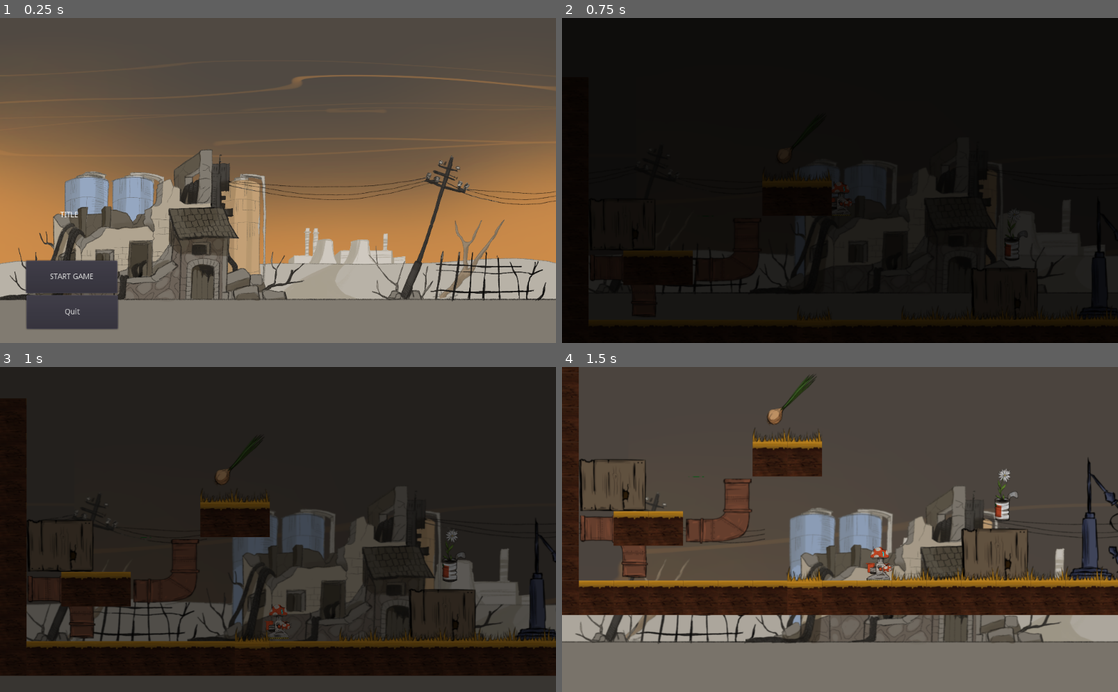
Above: before the commit, frames 1-4 (two rows, left to right).
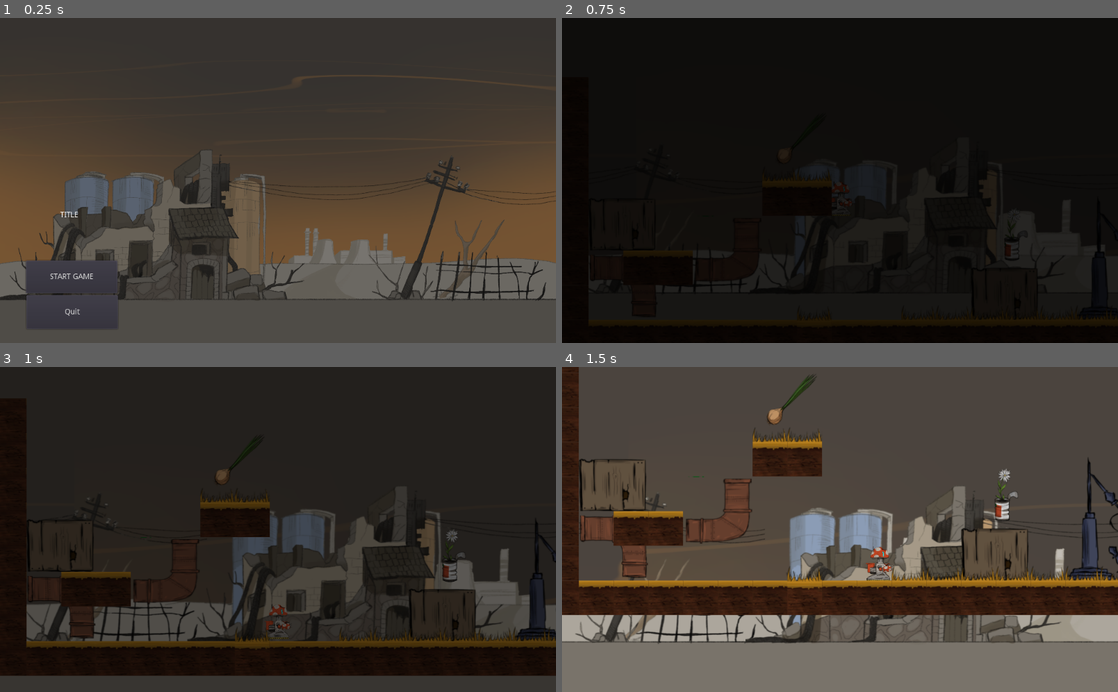
Above: after the commit, the same moments.

Repository: Khaleer/gamejam
Game: Godot game, scene res://main.tscn
The game is run twice, just before and just after one commit, with the same random seed, the same clock (stepped at 60 frames per second) and the same inputs.
Inputs:
- Up to frame 1 (0.25 s): no input
- Up to frame 2 (0.75 s): click "START GAME" at 0.5 s
- Up to frame 3 (1 s): no input
- Up to frame 4 (1.5 s): hold Right (right) from 1.28 s (still down); hold Shift (fast_movement) from 1.28 s (still down)

The runs differ from the first frame. In frame 1, 93% of the frame differs, in the area x 0-100%, y 0-100%; in frame 2, nothing differs; in frame 3, nothing differs; in frame 4, nothing differs.

Commit message:
ale jestem głodny

Diff:
--- a/game/levels/Level_2.tscn
+++ b/game/levels/Level_2.tscn
@@ -26,15 +26,15 @@
 [node name="paralax" type="CanvasLayer" parent="."]
 
 [node name="ParallaxBackground" type="ParallaxBackground" parent="paralax"]
+scroll_limit_end = Vector2( 0, 600 )
 
 [node name="ParallaxLayer4" type="ParallaxLayer" parent="paralax/ParallaxBackground"]
 position = Vector2( 0, 300 )
 motion_scale = Vector2( 0.3, 1 )
-motion_mirroring = Vector2( 1024, 0 )
+motion_mirroring = Vector2( 1920, 0 )
 
 [node name="Sprite" type="Sprite" parent="paralax/ParallaxBackground/ParallaxLayer4"]
-position = Vector2( -6.51042e-05, 128 )
-scale = Vector2( 0.533333, 0.533333 )
+position = Vector2( -6.51042e-05, 316 )
 texture = ExtResource( 8 )
 
 [node name="ParallaxLayer2" type="ParallaxLayer" parent="paralax/ParallaxBackground"]
--- a/game/main.tscn
+++ b/game/main.tscn
@@ -40,6 +40,18 @@
 scale = Vector2( 0.320125, 0.317708 )
 texture = ExtResource( 4 )
 
+[node name="ColorRect" type="ColorRect" parent="."]
+anchor_right = 1.0
+anchor_bottom = 1.0
+margin_left = -8.0
+margin_top = -64.0
+margin_right = -8.0
+margin_bottom = -64.0
+color = Color( 0.101961, 0.101961, 0.101961, 0.486275 )
+__meta__ = {
+"_edit_use_anchors_": false
+}
+
 [node name="Label" type="Label" parent="."]
 anchor_top = 0.5
 anchor_bottom = 0.5
Not shown, changed: game/Tileset/tileset.png.import
